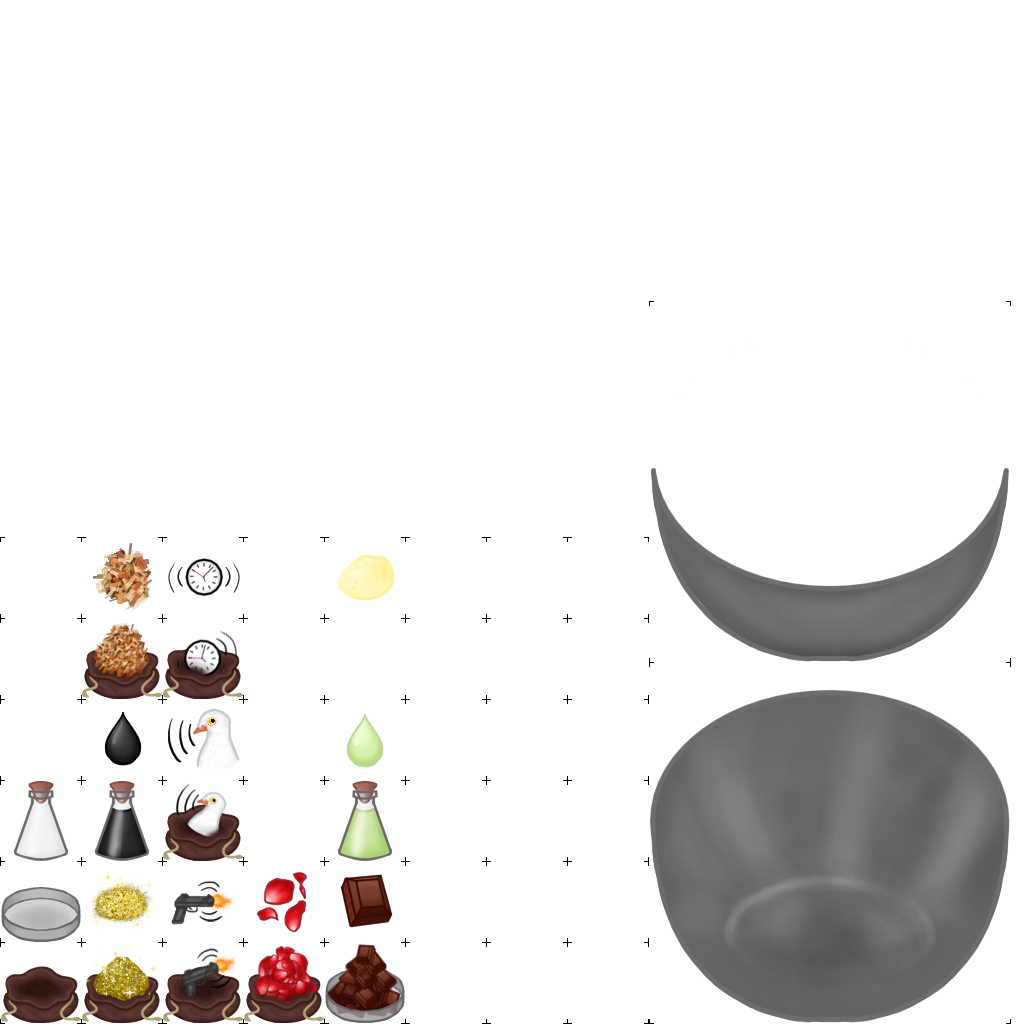
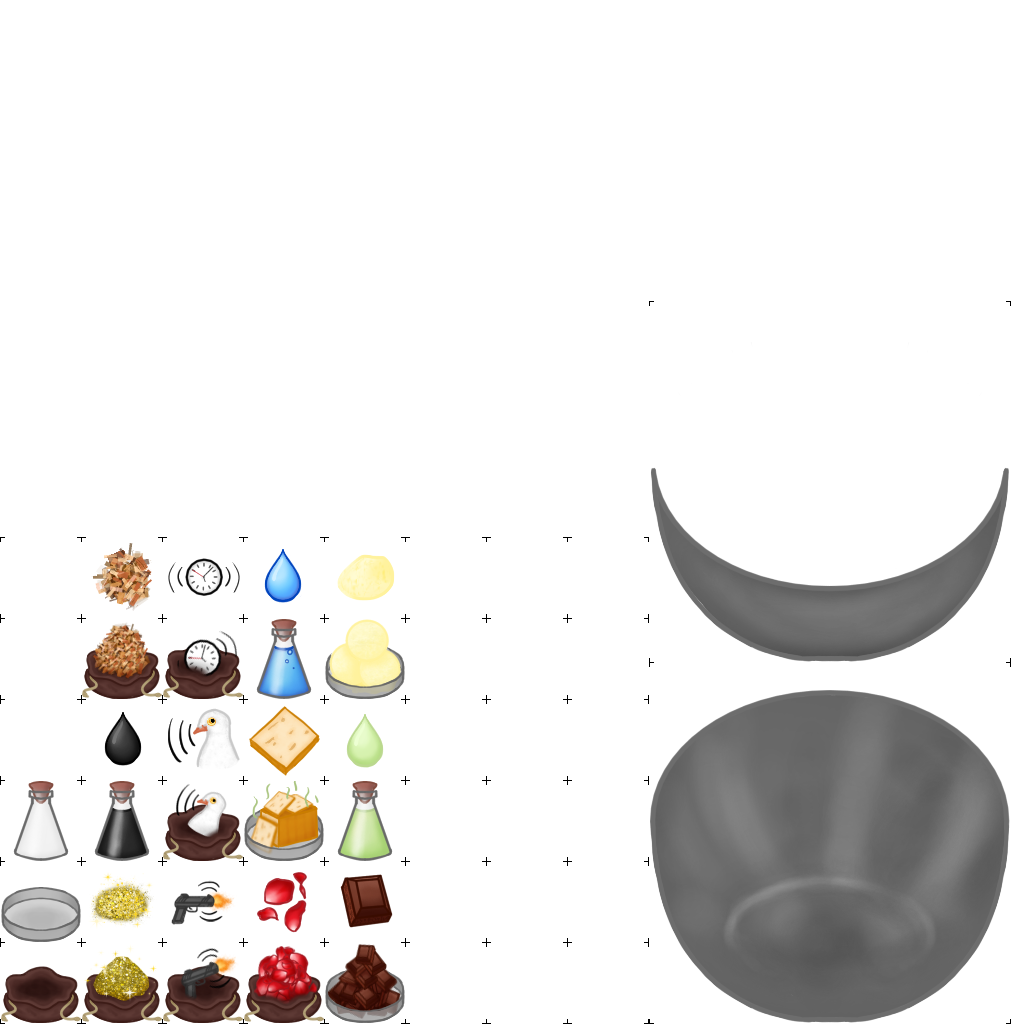
The second 1024 × 1024 image is a revision of the first. Changes to its layers:
painted on "80px 8x6 grid" over [244, 549, 405, 861]
added layer "ingredient vanilla icecream.png" in group "taste" over [325, 619, 405, 699]
added layer "bowl dish soap.png" in group "smell" over [264, 549, 302, 603]
added layer "ingredient dish soap.png" in group "smell" over [249, 619, 372, 747]
added layer "bowl limburger.png" in group "smell" over [249, 706, 324, 834]
added layer "ingredient limburger.png" in group "smell" over [244, 781, 324, 861]
